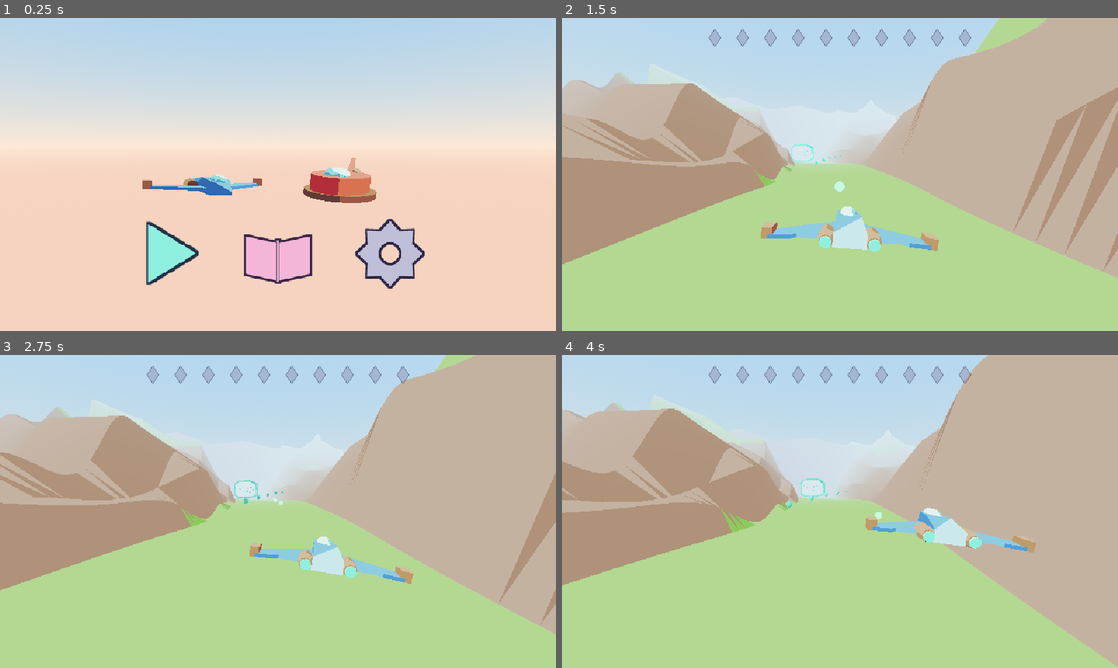
Above: before the commit, frames 1-4 (two rows, left to right).
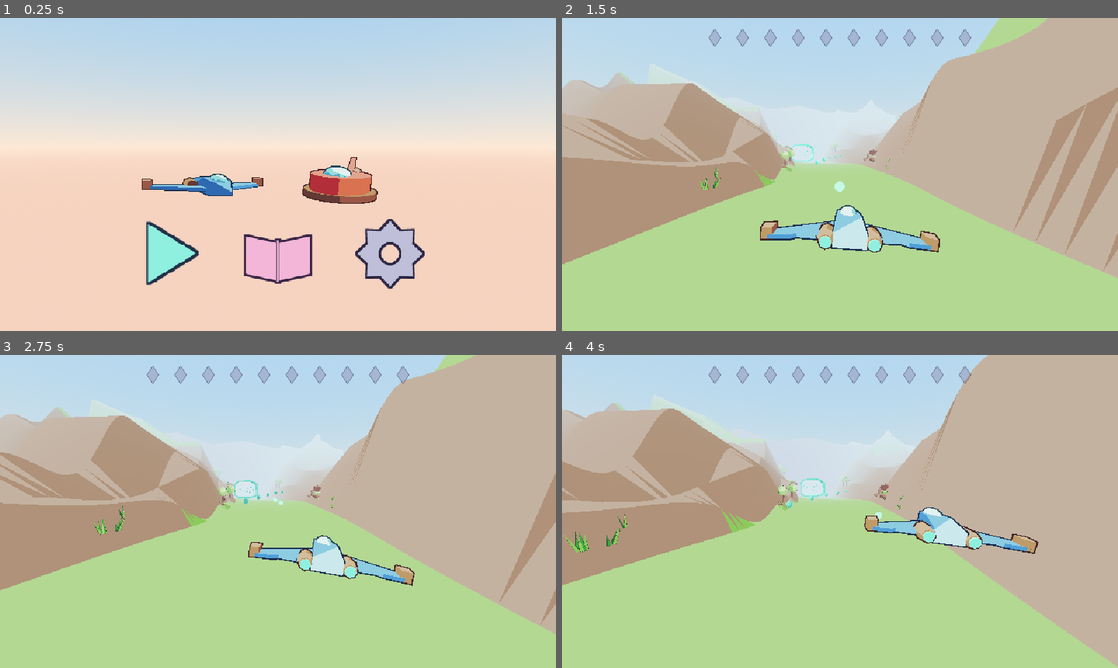
Above: after the commit, the same moments.

Repository: MarAvFe/rail-shooter
Game: Godot game, scene res://scenes/title.tscn
Two runs of this game, one before a commit and one after it. Both use one fixed random seed, a clock stepped at 60 frames per second and the inputs below.
Inputs (mouse positions are in pixels of both pictures, inside the frame that each line leads up to):
- Up to frame 1 (0.25 s): no input
- Up to frame 2 (1.5 s): click (728, 252) at 0.52 s; tap Enter (menu_accept) at 1.25 s; move the mouse to (962, 158) at 1.27 s; hold D (menu_right) from 1.28 s (still down); hold Space (fire) from 1.28 s (still down); click (962, 158) at 1.42 s
- Up to frame 3 (2.75 s): move the mouse to (166, 527) at 2.02 s; release D (menu_right) at 2.03 s; release Space (fire) at 2.03 s; hold Backspace (menu_back) from 2.03 s (still down); tap H (honk) at 2.1 s
- Up to frame 4 (4 s): move the mouse to (895, 442) at 2.77 s; release Backspace (menu_back) at 2.78 s; hold D (menu_right) 2.78-3.53 s; tap Q at 2.85 s; move the mouse to (812, 574) at 3.52 s; hold W (menu_up) from 3.53 s (still down); tap Space (fire) at 3.6 s; click (812, 574) at 3.67 s

The runs differ from the first frame. In frame 1, 0.3% of the frame differs, in the area x 25-68%, y 44-60%; in frame 2, 0.6%; in frame 3, 0.6%; in frame 4, 0.7%, in the area x 0-86%, y 37-64%.

Commit message:
Outlines, props, birds, convolution reverb, MIT licence, PROMPT.md, pause fix, 150% speed, critters face the player
Co-Authored-By: Claude Sonnet 5.5 <noreply@anthropic.com>

Diff:
--- a/docs/bot_level1_bad.json
+++ b/docs/bot_level1_bad.json
@@ -1 +1 @@
-{"bumps":31,"enemies":20,"frame_ms_avg":0.13,"frame_ms_p99":0.22,"level":1,"ok":true,"orb_total":80,"orbs":32,"popped":15,"stalls":0,"time_s":181.2}
+{"bumps":31,"enemies":20,"frame_ms_avg":0.15,"frame_ms_p99":0.28,"level":1,"ok":true,"orb_total":80,"orbs":33,"popped":15,"stalls":0,"time_s":181.2}
--- a/docs/bot_level1_good.json
+++ b/docs/bot_level1_good.json
@@ -1 +1 @@
-{"bumps":0,"enemies":20,"frame_ms_avg":0.15,"frame_ms_p99":0.28,"level":1,"ok":true,"orb_total":80,"orbs":73,"popped":20,"stalls":0,"time_s":156.8}
+{"bumps":0,"enemies":20,"frame_ms_avg":0.17,"frame_ms_p99":0.3,"level":1,"ok":true,"orb_total":80,"orbs":73,"popped":20,"stalls":0,"time_s":156.8}
--- a/docs/bot_level2_bad.json
+++ b/docs/bot_level2_bad.json
@@ -1 +1 @@
-{"bumps":15,"enemies":16,"frame_ms_avg":0.12,"frame_ms_p99":0.22,"level":2,"ok":true,"orb_total":68,"orbs":33,"popped":13,"stalls":0,"time_s":179.3}
+{"bumps":15,"enemies":16,"frame_ms_avg":0.13,"frame_ms_p99":0.23,"level":2,"ok":true,"orb_total":68,"orbs":33,"popped":13,"stalls":0,"time_s":179.3}
--- a/docs/bot_level2_good.json
+++ b/docs/bot_level2_good.json
@@ -1 +1 @@
-{"bumps":6,"enemies":16,"frame_ms_avg":0.13,"frame_ms_p99":0.25,"level":2,"ok":true,"orb_total":68,"orbs":66,"popped":14,"stalls":0,"time_s":169.6}
+{"bumps":6,"enemies":16,"frame_ms_avg":0.14,"frame_ms_p99":0.27,"level":2,"ok":true,"orb_total":68,"orbs":66,"popped":14,"stalls":0,"time_s":169.6}
--- a/docs/bot_level3_bad.json
+++ b/docs/bot_level3_bad.json
@@ -1 +1 @@
-{"bumps":32,"enemies":21,"frame_ms_avg":0.15,"frame_ms_p99":0.29,"level":3,"ok":true,"orb_total":83,"orbs":15,"popped":13,"stalls":0,"time_s":183.9}
+{"bumps":32,"enemies":21,"frame_ms_avg":0.17,"frame_ms_p99":0.29,"level":3,"ok":true,"orb_total":83,"orbs":16,"popped":13,"stalls":0,"time_s":183.9}
--- a/docs/bot_level3_good.json
+++ b/docs/bot_level3_good.json
@@ -1 +1 @@
-{"bumps":1,"enemies":21,"frame_ms_avg":0.15,"frame_ms_p99":0.27,"level":3,"ok":true,"orb_total":83,"orbs":63,"popped":17,"stalls":0,"time_s":159.1}
+{"bumps":2,"enemies":21,"frame_ms_avg":0.17,"frame_ms_p99":0.31,"level":3,"ok":true,"orb_total":83,"orbs":61,"popped":16,"stalls":0,"time_s":160.1}
--- a/docs/bot_level4_bad.json
+++ b/docs/bot_level4_bad.json
@@ -1 +1 @@
-{"bumps":24,"enemies":13,"frame_ms_avg":0.12,"frame_ms_p99":0.21,"level":4,"ok":true,"orb_total":65,"orbs":30,"popped":13,"stalls":0,"time_s":187.5}
+{"bumps":24,"enemies":13,"frame_ms_avg":0.13,"frame_ms_p99":0.23,"level":4,"ok":true,"orb_total":65,"orbs":30,"popped":13,"stalls":0,"time_s":187.5}
--- a/docs/bot_level4_good.json
+++ b/docs/bot_level4_good.json
@@ -1 +1 @@
-{"bumps":8,"enemies":13,"frame_ms_avg":0.12,"frame_ms_p99":0.23,"level":4,"ok":true,"orb_total":65,"orbs":58,"popped":12,"stalls":0,"time_s":171.0}
+{"bumps":5,"enemies":13,"frame_ms_avg":0.14,"frame_ms_p99":0.25,"level":4,"ok":true,"orb_total":65,"orbs":58,"popped":12,"stalls":0,"time_s":167.8}
--- a/docs/bot_level5_bad.json
+++ b/docs/bot_level5_bad.json
@@ -1 +1 @@
-{"bumps":41,"enemies":19,"frame_ms_avg":0.13,"frame_ms_p99":0.24,"level":5,"ok":true,"orb_total":77,"orbs":22,"popped":11,"stalls":0,"time_s":190.8}
+{"bumps":41,"enemies":19,"frame_ms_avg":0.16,"frame_ms_p99":0.27,"level":5,"ok":true,"orb_total":77,"orbs":22,"popped":11,"stalls":0,"time_s":190.8}
--- a/docs/bot_level5_good.json
+++ b/docs/bot_level5_good.json
@@ -1 +1 @@
-{"bumps":0,"enemies":19,"frame_ms_avg":0.14,"frame_ms_p99":0.27,"level":5,"ok":true,"orb_total":77,"orbs":61,"popped":16,"stalls":0,"time_s":159.2}
+{"bumps":0,"enemies":19,"frame_ms_avg":0.17,"frame_ms_p99":0.3,"level":5,"ok":true,"orb_total":77,"orbs":61,"popped":16,"stalls":0,"time_s":159.2}
--- a/docs/bot_level6_bad.json
+++ b/docs/bot_level6_bad.json
@@ -1 +1 @@
-{"bumps":32,"enemies":14,"frame_ms_avg":0.12,"frame_ms_p99":0.21,"level":6,"ok":true,"orb_total":66,"orbs":27,"popped":10,"stalls":3,"time_s":207.5}
+{"bumps":32,"enemies":14,"frame_ms_avg":0.15,"frame_ms_p99":0.27,"level":6,"ok":true,"orb_total":66,"orbs":27,"popped":10,"stalls":3,"time_s":207.5}
--- a/docs/bot_level6_good.json
+++ b/docs/bot_level6_good.json
@@ -1 +1 @@
-{"bumps":3,"enemies":14,"frame_ms_avg":0.14,"frame_ms_p99":0.26,"level":6,"ok":true,"orb_total":66,"orbs":50,"popped":13,"stalls":1,"time_s":167.3}
+{"bumps":0,"enemies":14,"frame_ms_avg":0.17,"frame_ms_p99":0.37,"level":6,"ok":true,"orb_total":66,"orbs":50,"popped":13,"stalls":1,"time_s":163.8}
--- a/docs/build_report.json
+++ b/docs/build_report.json
@@ -1,28 +1,34 @@
 {
  "actors": [
   {
+   "name": "bird",
+   "tris": 44,
+   "col": true,
+   "budget": 300
+  },
+  {
    "name": "enemy_drifter",
-   "tris": 592,
-   "col": true,
-   "budget": 700
+   "tris": 1184,
+   "col": true,
+   "budget": 1400
   },
   {
    "name": "enemy_pod",
-   "tris": 412,
-   "col": true,
-   "budget": 700
+   "tris": 744,
+   "col": true,
+   "budget": 1400
   },
   {
    "name": "enemy_buzzer",
-   "tris": 472,
-   "col": true,
-   "budget": 700
+   "tris": 944,
+   "col": true,
+   "budget": 1400
   },
   {
    "name": "enemy_guardian",
-   "tris": 1720,
-   "col": true,
-   "budget": 4000
+   "tris": 3440,
+   "col": true,
+   "budget": 8000
   },
   {
    "name": "pickup_orb",
@@ -32,37 +38,37 @@
   },
   {
    "name": "ship_air_kite_c0",
-   "tris": 336,
+   "tris": 608,
    "col": true,
    "budget": 1500
   },
   {
    "name": "ship_hover_sled_c0",
-   "tris": 416,
+   "tris": 800,
    "col": true,
    "budget": 1500
   },
   {
    "name": "ship_air_kite_c1",
-   "tris": 336,
+   "tris": 608,
    "col": true,
    "budget": 1500
   },
   {
    "name": "ship_hover_sled_c1",
-   "tris": 416,
+   "tris": 800,
    "col": true,
    "budget": 1500
   },
   {
    "name": "ship_air_kite_c2",
-   "tris": 336,
+   "tris": 608,
    "col": true,
    "budget": 1500
   },
   {
    "name": "ship_hover_sled_c2",
-   "tris": 416,
+   "tris": 800,
    "col": true,
    "budget": 1500
   }
@@ -70,7 +76,7 @@
  "levels": [
   {
    "level": 1,
-   "tris": 13514,
+   "tris": 30138,
    "length": 2344,
    "orbs": 40,
    "enemies": 20,
@@ -78,7 +84,7 @@
   },
   {
    "level": 2,
-   "tris": 10712,
+   "tris": 26312,
    "length": 1792,
    "orbs": 36,
    "enemies": 16,
@@ -86,7 +92,7 @@
   },
   {
    "level": 3,
-   "tris": 14088,
+   "tris": 30808,
    "length": 2364,
    "orbs": 41,
    "enemies": 21,
@@ -94,7 +100,7 @@
   },
   {
    "level": 4,
-   "tris": 11114,
+   "tris": 24890,
    "length": 1786,
    "orbs": 39,
    "enemies": 13,
@@ -102,7 +108,7 @@
   },
   {
    "level": 5,
-   "tris": 14464,
+   "tris": 29344,
    "length": 2380,
    "orbs": 39,
    "enemies": 19,
@@ -110,7 +116,7 @@
   },
   {
    "level": 6,
-   "tris": 14186,
+   "tris": 37810,
    "length": 2371,
    "orbs": 38,
    "enemies": 14,
@@ -119,53 +125,53 @@
  ],
  "audio": {
   "sfx_shot": {
-   "peak": -16.0,
-   "rms": -24.8,
+   "peak": -18.0,
+   "rms": -26.9,
    "seam": 0.0
   },
   "sfx_puff": {
    "peak": -16.0,
-   "rms": -31.8,
+   "rms": -31.0,
    "seam": 0.0
   },
   "sfx_chime_0": {
    "peak": -16.0,
-   "rms": -31.0,
+   "rms": -30.8,
    "seam": 0.0
   },
   "sfx_chime_1": {
    "peak": -16.0,
-   "rms": -30.3,
+   "rms": -28.6,
    "seam": 0.0
   },
   "sfx_chime_2": {
    "peak": -16.0,
-   "rms": -31.0,
+   "rms": -31.9,
    "seam": 0.0
   },
   "sfx_chime_3": {
    "peak": -16.0,
+   "rms": -28.8,
+   "seam": 0.0
+  },
+  "sfx_chime_4": {
+   "peak": -16.0,
    "rms": -32.4,
    "seam": 0.0
   },
-  "sfx_chime_4": {
-   "peak": -16.0,
-   "rms": -30.8,
-   "seam": 0.0
-  },
   "sfx_chime_5": {
    "peak": -16.0,
-   "rms": -29.7,
+   "rms": -31.6,
    "seam": 0.0
   },
   "sfx_chime_6": {
    "peak": -16.0,
-   "rms": -31.4,
+   "rms": -31.1,
    "seam": 0.0
   },
   "sfx_chime_7": {
    "peak": -16.0,
-   "rms": -30.7,
+   "rms": -30.0,
    "seam": 0.0
   },
   "sfx_boop": {
@@ -180,68 +186,68 @@
   },
   "sfx_honk": {
    "peak": -16.0,
+   "rms": -30.2,
+   "seam": 0.0
+  },
+  "sfx_gap": {
+   "peak": -16.0,
    "rms": -30.9,
-   "seam": 0.0
-  },
-  "sfx_gap": {
-   "peak": -16.0,
-   "rms": -32.4,
    "seam": 0.0
   },
   "sfx_blip": {
    "peak": -20.0,
-   "rms": -30.0,
+   "rms": -29.9,
    "seam": 0.0
   },
   "sfx_jingle": {
    "peak": -14.0,
-   "rms": -25.6,
+   "rms": -25.7,
    "seam": 0.0
   },
   "loop_engine": {
    "peak": -14.0,
-   "rms": -21.3,
-   "seam": 0.008
+   "rms": -21.4,
+   "seam": 0.0035
   },
   "music_title": {
    "peak": -12.0,
-   "rms": -23.5,
+   "rms": -23.3,
+   "seam": 0.0004
+  },
+  "music_meadow": {
+   "peak": -12.0,
+   "rms": -23.1,
+   "seam": 0.0001
+  },
+  "music_dunes": {
+   "peak": -12.0,
+   "rms": -23.9,
+   "seam": 0.0019
+  },
+  "music_ridge": {
+   "peak": -12.0,
+   "rms": -22.4,
+   "seam": 0.0007
+  },
+  "music_crystal": {
+   "peak": -12.0,
+   "rms": -22.0,
    "seam": 0.0002
   },
-  "music_meadow": {
-   "peak": -12.0,
-   "rms": -24.1,
-   "seam": 0.0001
-  },
-  "music_dunes": {
-   "peak": -12.0,
-   "rms": -22.5,
-   "seam": 0.0021
-  },
-  "music_ridge": {
-   "peak": -12.0,
-   "rms": -23.7,
-   "seam": 0.0004
-  },
-  "music_crystal": {
-   "peak": -12.0,
-   "rms": -22.5,
-   "seam": 0.0004
-  },
   "music_mist": {
    "peak": -12.0,
-   "rms": -22.6,
-   "seam": 0.0003
+   "rms": -22.9,
+   "seam": 0.0013
   },
   "music_gate": {
    "peak": -12.0,
-   "rms": -23.2,
-   "seam": 0.0022
+   "rms": -23.0,
+   "seam": 0.0017
   },
   "music_ending": {
    "peak": -12.0,
-   "rms": -22.8,
-   "seam": 0.0033
+   "rms": -23.0,
+   "seam": 0.0017
   }
  },
  "icons": [
--- a/levels/level_1.json
+++ b/levels/level_1.json
@@ -368,6 +368,33 @@
  "fog": [
   140,
   520
+ ],
+ "birds": [
+  {
+   "s": 450,
+   "x": 26.252052508215684,
+   "y": 40.0
+  },
+  {
+   "s": 1240,
+   "x": -1.9353029825325194,
+   "y": 40.0
+  },
+  {
+   "s": 1869.0402658774385,
+   "x": -68.84617408572701,
+   "y": 30.0
+  },
+  {
+   "s": 526.9400303137863,
+   "x": -79.8229759540948,
+   "y": 30.0
+  },
+  {
+   "s": 1770.5764372537492,
+   "x": -52.03573061246414,
+   "y": 30.0
+  }
  ],
  "gate": null,
  "guardian_hold": null,
--- a/levels/level_2.json
+++ b/levels/level_2.json
@@ -320,6 +320,18 @@
  "fog": [
   110,
   420
+ ],
+ "birds": [
+  {
+   "s": 600,
+   "x": 3.1314199165177996,
+   "y": 40.0
+  },
+  {
+   "s": 1552.9893286085894,
+   "x": -76.2127319039021,
+   "y": 30.0
+  }
  ],
  "gate": null,
  "guardian_hold": null,
--- a/levels/level_3.json
+++ b/levels/level_3.json
@@ -380,6 +380,38 @@
  "fog": [
   150,
   560
+ ],
+ "birds": [
+  {
+   "s": 430,
+   "x": -3.091021069997737,
+   "y": 40.0
+  },
+  {
+   "s": 1100,
+   "x": 28.17137196070945,
+   "y": 40.0
+  },
+  {
+   "s": 1760,
+   "x": -27.718919728395495,
+   "y": 40.0
+  },
+  {
+   "s": 1043.0868735638348,
+   "x": -50.08965901990265,
+   "y": 30.0
+  },
+  {
+   "s": 1016.5083158876853,
+   "x": 77.86061507144166,
+   "y": 30.0
+  },
+  {
+   "s": 1116.4646113418603,
+   "x": -68.24807502310748,
+   "y": 30.0
+  }
  ],
  "gate": null,
  "guardian_hold": null,
--- a/levels/level_4.json
+++ b/levels/level_4.json
@@ -314,6 +314,18 @@
  "fog": [
   110,
   420
+ ],
+ "birds": [
+  {
+   "s": 500,
+   "x": -21.55600423074393,
+   "y": 40.0
+  },
+  {
+   "s": 1160,
+   "x": -34.00583834654151,
+   "y": 40.0
+  }
  ],
  "gate": null,
  "guardian_hold": null,
--- a/levels/level_5.json
+++ b/levels/level_5.json
@@ -356,6 +356,33 @@
  "fog": [
   100,
   430
+ ],
+ "birds": [
+  {
+   "s": 680,
+   "x": -32.322469266843115,
+   "y": 40.0
+  },
+  {
+   "s": 1500,
+   "x": -10.038795867677983,
+   "y": 40.0
+  },
+  {
+   "s": 894.2018381070123,
+   "x": -81.6732161049305,
+   "y": 30.0
+  },
+  {
+   "s": 2065.0176799148253,
+   "x": -61.80507556443369,
+   "y": 30.0
+  },
+  {
+   "s": 1175.432271283159,
+   "x": 54.40420277246824,
+   "y": 30.0
+  }
  ],
  "gate": null,
  "guardian_hold": null,
--- a/levels/level_6.json
+++ b/levels/level_6.json
@@ -316,6 +316,33 @@
  "fog": [
   160,
   620
+ ],
+ "birds": [
+  {
+   "s": 680,
+   "x": 30.550433385589756,
+   "y": 40.0
+  },
+  {
+   "s": 1330,
+   "x": 35.06876262745189,
+   "y": 40.0
+  },
+  {
+   "s": 1869.4760507374594,
+   "x": 51.000044237358544,
+   "y": 30.0
+  },
+  {
+   "s": 924.2394017813405,
+   "x": 86.24689873782947,
+   "y": 30.0
+  },
+  {
+   "s": 1710.2490512014917,
+   "x": 66.15555056746274,
+   "y": 30.0
+  }
  ],
  "gate": {
   "s": 2200
--- a/scripts/game/enemy.gd
+++ b/scripts/game/enemy.gd
@@ -76,12 +76,12 @@
 			popped.emit(self)
 			return
 	scale = Vector3.ONE * maxf(sc, 0.01)
-	model.rotation.y = sin(t * 0.7) * 0.4
+	model.rotation.y = PI + sin(t * 0.7) * 0.4  # faces are modelled on -Z (travel direction): turn them to the player
 	if kind == "guardian":
 		var lit := 1.0 - float(hp) / float(HP[kind])
 		_mat.albedo_color = Color(0.62, 0.62, 0.72).lerp(Color.WHITE, lit)
 		if state == "asleep":  # dozing lamp: slow breathing, no sway
-			model.rotation.y = 0.0
+			model.rotation.y = PI
 			model.position.y = sin(Game.t * PI * 0.5) * 0.6
 		elif state == "live" and age > 45.0:  # never blocks the ending: dozes off on its own
 			hp = 0
--- a/scripts/game/level_runner.gd
+++ b/scripts/game/level_runner.gd
@@ -54,6 +54,8 @@
 var bot: Node = null
 var _cam_look := Vector3.ZERO
 var touring := false
+var birds: Array[Dictionary] = []  # {node, centre, r, phase}
+var _resume_t := -10.0
 var engine: AudioStreamPlayer
 var _sky_mat: ProceduralSkyMaterial
 var _world_root: Node
@@ -176,6 +178,15 @@
 		enemies.append(en)
 		if k == "guardian":
 			guardian = en
+	var bird_scene: PackedScene = load("res://assets/fx/bird.glb")
+	for b: Dictionary in L.get("birds", []):
+		var c := _world(float(b["s"]), Vector2(b["x"], b["y"]))
+		for k in 3:
+			var n: Node3D = bird_scene.instantiate()
+			Game.paint(n)
+			n.scale = Vector3.ONE * 1.6
+			add_child(n)
+			birds.append({"node": n, "centre": c + Vector3(0, k * 2.5, 0), "r": 9.0 + k * 3.0, "phase": k * 2.1 + float(b["s"])})
 	var orb_scene: PackedScene = load("res://assets/fx/pickup_orb.glb")
 	for o: Dictionary in L["orbs"]:
 		_add_orb(orb_scene, _world(float(o["s"]), Vector2(o["x"], o["y"])), false)
@@ -355,7 +366,7 @@
 	var lo := Vector2(-w + 5.0, f + 4.0)
 	var hi := Vector2(w - 5.0, float(L["ceiling"]))
 	var pull := Vector2.ZERO
-	var target_speed := base_speed * float(Save.setting("speed")) * (1.0 - 0.25 * assist)
+	var target_speed := base_speed * float(Game.args.get("speed", Save.setting("speed"))) * (1.0 - 0.25 * assist)
 	var front_cap := INF
 	_update_walls()
 	if L.get("guardian_hold") != null and guardian and guardian.state in ["wait", "live"]:
@@ -436,6 +447,7 @@
 		engine.pitch_scale = (1.25 if mode == "hover" else 1.0) * (0.8 + 0.25 * k) + ship.inp.length() * 0.05
 		engine.volume_db = lerpf(-14.0, -3.0, clampf(k, 0.0, 1.0))
 	_update_enemies(dt)
+	_update_birds()
 	_update_combat(dt)
 	_update_orbs(dt)
 	_restart_input(dt)
@@ -480,6 +492,17 @@
 	cam.global_position = cam.global_position.lerp(want, kp)
 	_cam_look = _cam_look.lerp(look, kr)
 	cam.look_at(_cam_look, UP)
+
+
+func _update_birds() -> void:
+	for b in birds:
+		var a := Game.t * 0.35 + float(b["phase"])
+		var c: Vector3 = b["centre"]
+		var r: float = b["r"]
+		var n: Node3D = b["node"]
+		var p := c + Vector3(cos(a) * r, sin(a * 2.0) * 1.5, sin(a) * r)
+		n.look_at_from_position(p, c + Vector3(cos(a + 0.2) * r, 0.0, sin(a + 0.2) * r), UP)
+		n.rotate_object_local(Vector3.FORWARD, sin(Game.t * TAU * 1.5 + float(b["phase"])) * 0.45)  # wing wobble
 
 
 func _update_enemies(dt: float) -> void:
@@ -698,7 +721,12 @@
 
 
 func request_pause() -> void:
-	if finished or get_tree().paused or bot != null:
+	if finished or bot != null:
+		return
+	if pause_layer != null and is_instance_valid(pause_layer):  # only ever one pause screen
+		get_tree().paused = true
+		return
+	if get_tree().paused or Game.t - _resume_t < 0.25:  # the Esc that just resumed must not re-pause
 		return
 	get_tree().paused = true
 	pause_layer = CanvasLayer.new()
@@ -716,6 +744,7 @@
 	m.add_item("speed", "speed_%d" % (_speed_idx() + 1), Color("#b9e3a0"))
 	pause_layer.add_child(m)
 	m.position -= Vector2(m.get_combined_minimum_size().x / 2, 64)
+	m.back_id = "resume"
 	m.chosen.connect(_on_pause_choice)
 	add_child(pause_layer)
 
@@ -740,7 +769,9 @@
 		AudioBus.play("sfx_honk", 0.9 + 0.1 * i)
 		return
 	pause_layer.queue_free()
+	pause_layer = null
 	get_tree().paused = false
+	_resume_t = Game.t
 	match id:
 		"restart":
 			to_checkpoint()
@@ -748,9 +779,12 @@
 			Game.go(Game.BOOK)
 
 
-func _unhandled_input(ev: InputEvent) -> void:
-	if get_tree().paused and pause_layer and is_instance_valid(pause_layer) and ev.is_action_pressed("pause"):
-		_on_pause_choice("resume")
+## Parent menu closed: back to the existing pause screen (or open one) — never straight into play.
+func parent_menu_closed() -> void:
+	if pause_layer != null and is_instance_valid(pause_layer):
+		get_tree().paused = true
+	else:
+		request_pause()
 
 
 func _finish() -> void:
--- a/scripts/systems/game.gd
+++ b/scripts/systems/game.gd
@@ -12,6 +12,7 @@
 var args: Dictionary = {}
 var vc_mat: StandardMaterial3D
 var glow_mat: StandardMaterial3D
+var actor_mat: StandardMaterial3D  ## vertex colour + outline pass (ships, critters, props)
 var _parent_menu: Node = null
 var _fade: ColorRect
 
@@ -26,6 +27,7 @@
 	vc_mat.vertex_color_use_as_albedo = true
 	glow_mat = vc_mat.duplicate()
 	glow_mat.disable_fog = true
+	actor_mat = vc_mat  # outlines are baked into the meshes (tools/meshkit.outline_shell)
 	Bindings.parent_menu_requested.connect(open_parent_menu)
 	var cl := CanvasLayer.new()
 	cl.layer = 100
@@ -73,9 +75,13 @@
 
 
 ## Apply flat vertex-colour material to every mesh under `root`.
-func paint(root: Node, glow := false) -> void:
+func paint(root: Node, glow := false, outline := true) -> void:
 	for n in root.find_children("*", "MeshInstance3D", true, false):
-		(n as MeshInstance3D).material_override = glow_mat if glow else vc_mat
+		(n as MeshInstance3D).material_override = glow_mat if glow else (actor_mat if outline else vc_mat)
+
+
+func parent_open() -> bool:
+	return _parent_menu != null and is_instance_valid(_parent_menu) and not _parent_menu.is_queued_for_deletion()
 
 
 func open_parent_menu() -> void:
@@ -191,5 +197,25 @@
 			var w := FileAccess.open(p, FileAccess.WRITE)
 			w.store_string(backup[p])
 			w.close()
-	print("TEST input+save: ", "PASS" if fails.is_empty() else "FAIL " + ", ".join(fails))
+	# 4. pause <-> parent menu flow (the stacked-pause bug): exactly one pause screen, never playable under it
+	get_tree().change_scene_to_file(LEVEL)
+	for i in 10:
+		await get_tree().process_frame
+	var lvl := get_tree().current_scene
+	var layers := func() -> int: return lvl.get_children().filter(func(c: Node) -> bool: return c is CanvasLayer and c.process_mode == Node.PROCESS_MODE_ALWAYS).size()
+	lvl.call("request_pause")
+	open_parent_menu()
+	await get_tree().process_frame
+	_parent_menu.call("close")
+	for i in 3:
+		await get_tree().process_frame
+	lvl.call("request_pause")
+	await get_tree().process_frame
+	if layers.call() != 1 or not get_tree().paused:
+		fails.append("pause after parent menu: layers=%d paused=%s" % [layers.call(), get_tree().paused])
+	lvl.call("_on_pause_choice", "resume")
+	await get_tree().process_frame
+	if layers.call() != 0 or get_tree().paused:
+		fails.append("resume: layers=%d paused=%s" % [layers.call(), get_tree().paused])
+	print("TEST input+save+pause: ", "PASS" if fails.is_empty() else "FAIL " + ", ".join(fails))
 	get_tree().quit(0 if fails.is_empty() else 1)
--- a/scripts/ui/icon_menu.gd
+++ b/scripts/ui/icon_menu.gd
@@ -9,6 +9,7 @@
 var _cool := 0.0
 var _arm := 0.25  # ignore the press that opened us
 var icon_size := 128.0
+var back_id := ""  ## if set, Esc/Start/Back picks this item (e.g. "resume")
 
 
 func _ready() -> void:
@@ -41,9 +42,15 @@
 
 
 func _process(dt: float) -> void:
+	if Game.parent_open():
+		_arm = 0.25  # the parent menu on top owns all input, including the press that closes it
+		return
 	if not is_visible_in_tree() or items.is_empty():
 		return
 	_arm -= dt
+	if back_id != "" and _arm <= 0.0 and (Input.is_action_just_pressed("pause") or Input.is_action_just_pressed("menu_back")):
+		chosen.emit(back_id)
+		return
 	_cool -= dt
 	var dir := 0
 	if Input.is_action_pressed("menu_right"):
--- a/scripts/ui/parent_menu.gd
+++ b/scripts/ui/parent_menu.gd
@@ -74,7 +74,7 @@
 	_label(t("title"), 22)
 	_first = _slider("music", 0.0, 1.0, 0.05)
 	_slider("sfx", 0.0, 1.0, 0.05)
-	_options("speed", [0.5, 0.6, 0.7, 0.8, 0.9, 1.0, 1.15, 1.3])
+	_options("speed", [0.5, 0.6, 0.7, 0.8, 0.9, 1.0, 1.15, 1.3, 1.5])
 	_check("retro")
 	_check("fullscreen")
 	_check("invert_y")
@@ -184,6 +184,9 @@
 
 
 func _process(dt: float) -> void:
+	if _learn_i < 0 and Input.is_action_just_pressed("menu_back"):
+		close()
+		return
 	# live input values (diagnosing odd adapters)
 	var parts: PackedStringArray = []
 	for j: int in Input.get_connected_joypads():
@@ -213,6 +216,8 @@
 
 
 func close() -> void:
+	if is_queued_for_deletion():
+		return
 	queue_free()
 	get_tree().paused = false
-	get_tree().call_group("pausable", "request_pause")  # land on the child's pause menu, not straight into play
+	get_tree().call_group("pausable", "parent_menu_closed")  # land on the child's pause menu, not straight into play
Binary file changed: assets/enemies/enemy_buzzer.glb
Binary file changed: assets/enemies/enemy_drifter.glb
Binary file changed: assets/enemies/enemy_guardian.glb
Binary file changed: assets/enemies/enemy_pod.glb
Binary file added: assets/fx/bird.glb
Not shown, added: assets/fx/bird.glb.import
Binary file changed: assets/kits/level_1.glb
Binary file changed: assets/kits/level_2.glb
Binary file changed: assets/kits/level_3.glb
Binary file changed: assets/kits/level_4.glb
Binary file changed: assets/kits/level_5.glb
Binary file changed: assets/kits/level_6.glb
(and 107 more such lines)
